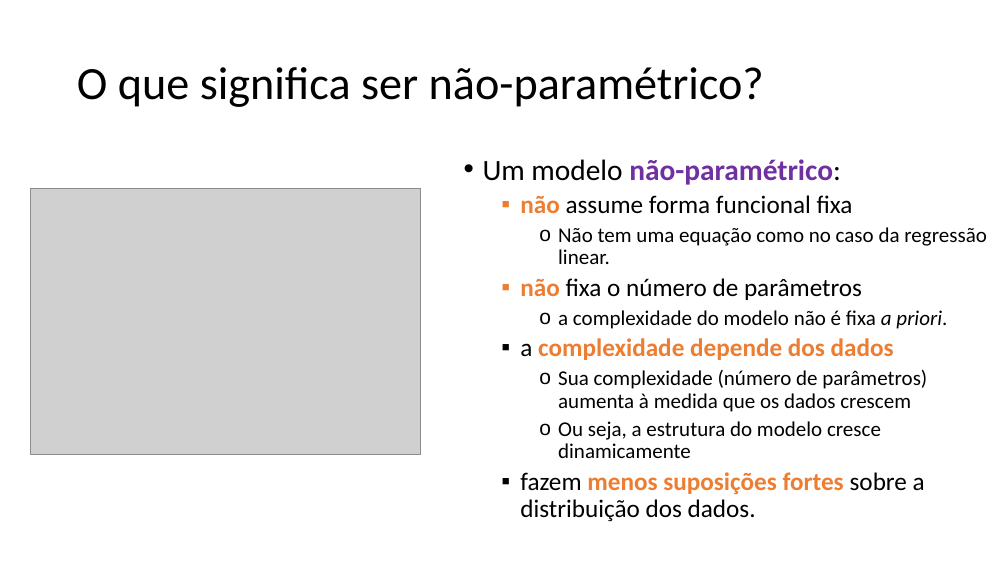
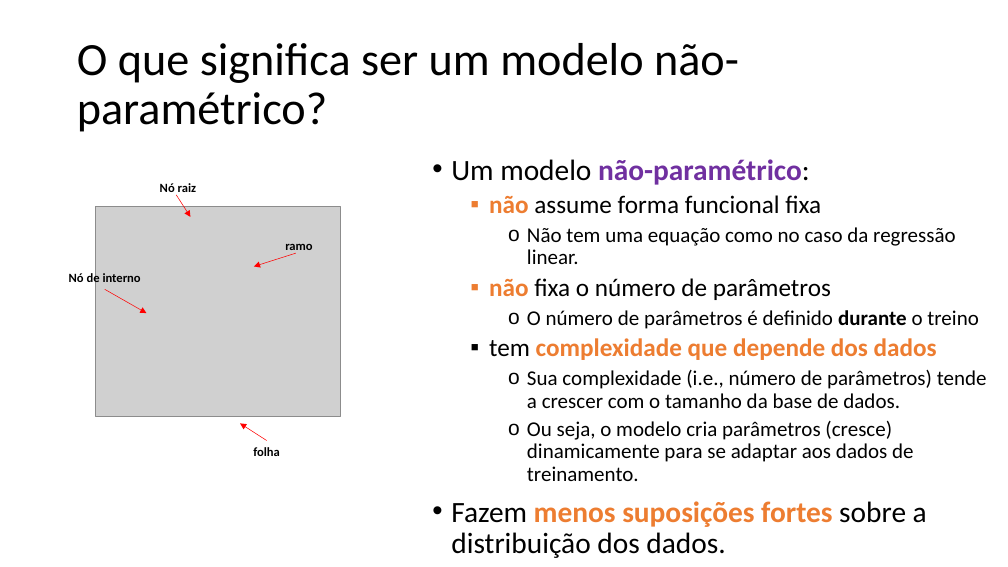
Before and after one commit to zz4fap/c24_inteligencia_artificial, a slide deck: slide 10 of slides/C24_Árvores_de_decisão.pptx (slide 6 before the commit). Drawn at 1008x567 pixels with LibreOffice and Linux fonts; fonts in the diff are those of the drawing; grey boxes stand for pictures. Boxes give left, top, right and bottom in pixels: in the first picture for what was removed or moved away, otherwise in the second. Text is boxed around its words. In the diff, an @@ line names an element or a change of style, - is before the commit and + after.

```diff
--- a/slides/C24_Árvores_de_decisão.pptx
+++ b/slides/C24_Árvores_de_decisão.pptx
@@ title at (77,43,739,132): text changed @@
-O que significa ser não-paramétrico?
+O que significa ser um modelo não-paramétrico?
@@ text "Um modelo não-paramétrico:": place and size @@
-text "Um modelo não-paramétrico:" at (483,159,987,522)
+text "Um modelo não-paramétrico:" at (451,159,987,558)
@@ picture removed at (30,189,420,454) @@
@@ group added at (69,183,340,456): 4 texts, 4 arrows, 1 picture @@
+Nó raiz
+folha
+ramo
+Nó de interno
@@ text at (451,310,987,558): text changed @@
-    o a complexidade do modelo não é fixa a priori.
-  ▪ a complexidade depende dos dados
-    o Sua complexidade (número de parâmetros) aumenta à medida que os dados crescem
-    o Ou seja, a estrutura do modelo cresce dinamicamente
-  ▪ fazem menos suposições fortes sobre a distribuição dos dados.
+    o O número de parâmetros é definido durante o treino
+  ▪ tem complexidade que depende dos dados
+    o Sua complexidade (i.e., número de parâmetros) tende a crescer com o tamanho da base de dados.
+    o Ou seja, o modelo cria parâmetros (cresce) dinamicamente para se adaptar aos dados de treinamento.
+• Fazem menos suposições fortes sobre a distribuição dos dados.
```
Also in this commit, not shown: 7 other slides changed, 3 slides added, 2 slides removed.
